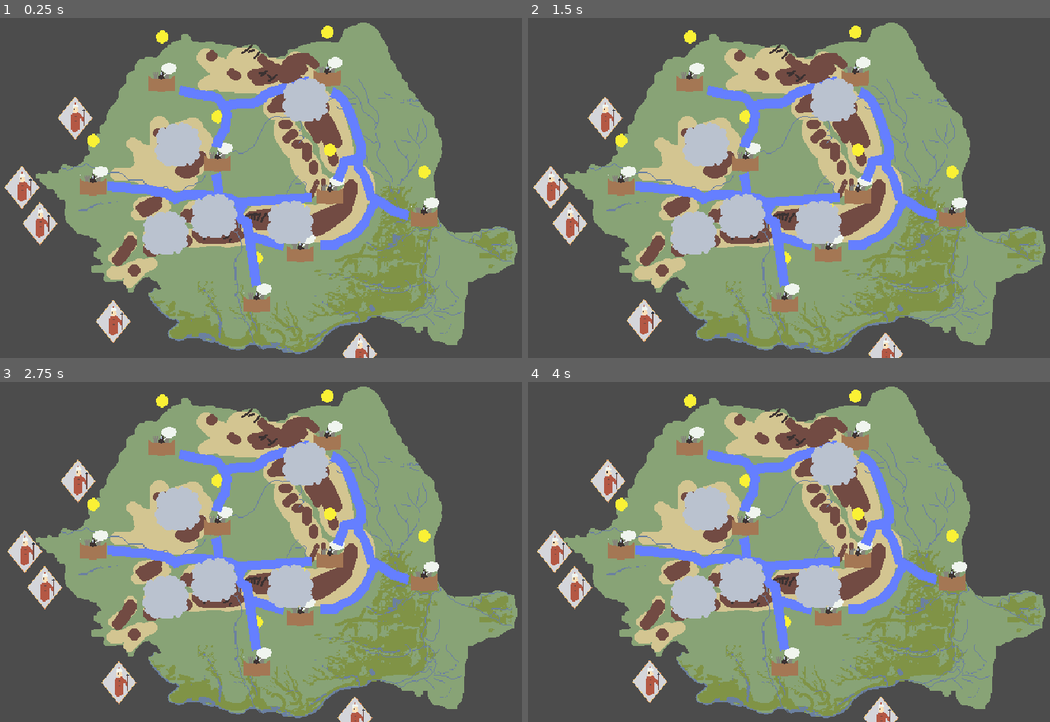
Above: before the commit, frames 1-4 (two rows, left to right).
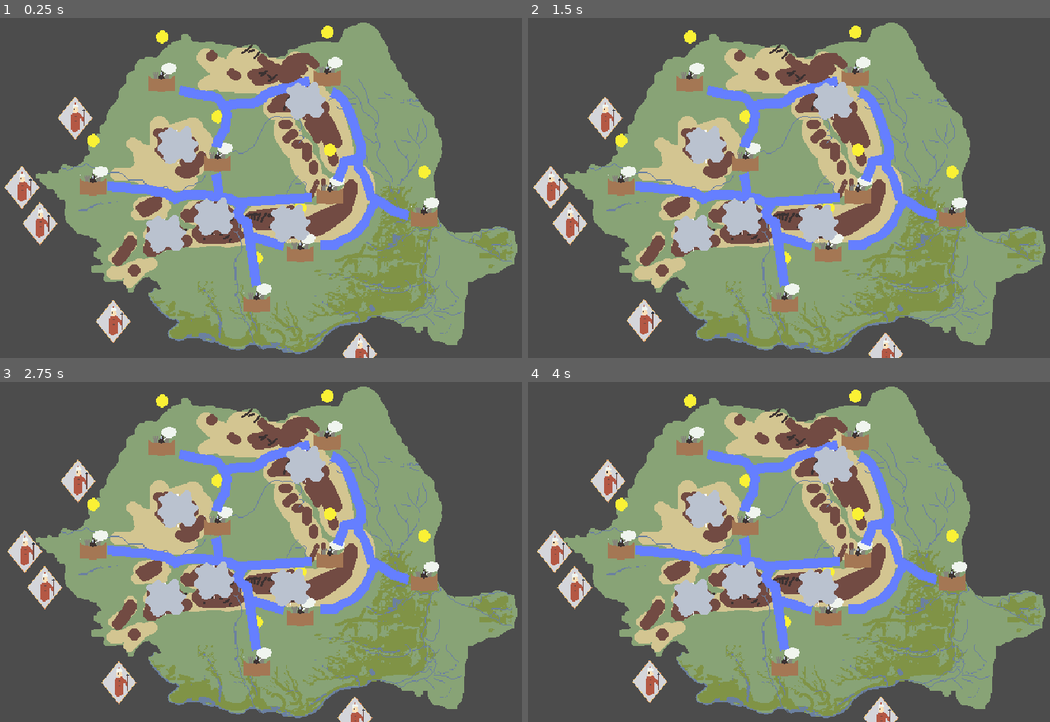
Above: after the commit, the same moments.

Repository: Bstylestuff/Solomonari
Game: Godot game, scene res://Screens/MainGame/World.tscn
Same seed, same stepped clock (60 frames per second), same inputs: the game is played once before the commit and once after it. This scene is started directly instead of the project's main scene.
Inputs (mouse positions are in pixels of both pictures, inside the frame that each line leads up to):
- Up to frame 1 (0.25 s): no input
- Up to frame 2 (1.5 s): move the mouse to (705, 143) at 0.52 s; click (705, 143) at 0.67 s; move the mouse to (689, 232) at 1.27 s; click (689, 232) at 1.42 s
- Up to frame 3 (2.75 s): move the mouse to (214, 579) at 2.02 s; click (214, 579) at 2.17 s
- Up to frame 4 (4 s): move the mouse to (830, 463) at 2.77 s; click (830, 463) at 2.92 s; move the mouse to (815, 586) at 3.52 s; click (815, 586) at 3.67 s

The runs differ from the first frame. In frame 1, 1.5% of the frame differs, in the area x 27-63%, y 17-70%; in frame 2, 1.5%; in frame 3, 1.5%; in frame 4, 1.5%.

Commit message:
trailz

Diff:
--- /dev/null
+++ b/Cloud/Art/Visual/Trail/Trailtexture.tres
@@ -0,0 +1,18 @@
+[gd_resource type="AnimatedTexture" load_steps=4 format=2]
+
+[ext_resource path="res://Cloud/Art/Visual/Trail/Trailass.png" type="Texture" id=1]
+
+[sub_resource type="AtlasTexture" id=1]
+atlas = ExtResource( 1 )
+region = Rect2( 0, 0, 5, 46 )
+
+[sub_resource type="AtlasTexture" id=2]
+atlas = ExtResource( 1 )
+region = Rect2( 5, 0, 5, 46 )
+
+[resource]
+frames = 2
+fps = 1.0
+frame_0/texture = SubResource( 1 )
+frame_1/texture = SubResource( 2 )
+frame_1/delay_sec = 0.1
--- a/Cloud/Cloud.gd
+++ b/Cloud/Cloud.gd
@@ -1,58 +1,59 @@
 extends KinematicBody2D
-
 
 var mouse_over = false
 var active = false
-var path_follow=true
-var point_to_loffow=0
-var path_to_folow=[]
+var current_destination_point_index=0
+var path=[]
 var my_owner=null
 export var  ttl = 200
-export var granulation = 1
+export var granulation = .1
 export var max_trail_length=15
+var past_positions=[]
+var max_past_positions=10
+
+
 
 func _process(delta):
-	if path_to_folow.size() > 0:
-		if path_follow ==true:
-			if self.global_position.distance_to(path_to_folow[point_to_loffow])>4:
-				self.move_and_slide((-self.global_position+path_to_folow[point_to_loffow]).normalized()*50)
-			else:
-				$SnakeTrail.remove_point(0)
+	if path.size() > 0:
+		if self.global_position.distance_to(path[current_destination_point_index])>4:
+			self.move_and_slide((-self.global_position+path[current_destination_point_index]).normalized()*50)
 
-	if point_to_loffow < path_to_folow.size() &&  self.global_position.distance_to(path_to_folow[point_to_loffow])<4 :
-		point_to_loffow +=1
+	if current_destination_point_index < path.size() &&  self.global_position.distance_to(path[current_destination_point_index])<4 :
+		if($SnakeTrail.get_point_count()>0):
+			$SnakeTrail.remove_point(0)
+		current_destination_point_index +=1
 		ttl-=1
-	if point_to_loffow == path_to_folow.size():
-		path_to_folow.clear()
-		point_to_loffow =0
+	if current_destination_point_index == path.size():
+		path.clear()
+		$SnakeTrail.clear_points()
+		current_destination_point_index =0
 	if ttl<=0:
 		my_owner.im_dead()
 		self.queue_free()
 	$SnakeTrail.global_position=Vector2(0,0)
+	#$Line2D.global_position=Vector2(0,0)
 
 func _input(event):
 	var position=get_global_mouse_position()
 	if event is InputEventMouseMotion && active==true:
 
-		if path_to_folow.size()==0:
-			path_to_folow.append(position)
-		if position.distance_to(path_to_folow[path_to_folow.size()-1])>granulation:
-			path_to_folow.append(position)
+		if path.size()==0:
+			path.append(position)
+		if position.distance_to(path[path.size()-1])>granulation:
+			path.append(position)
 			_progress_line(position)
 	if event is InputEventMouseButton:
 		if event.button_index == BUTTON_LEFT  and active==true and event.pressed==false:
 			active=false
-			#$SnakeTrail.clear_points()
 			mouse_over=false
 		if event.button_index == BUTTON_LEFT  and event.pressed and mouse_over==true :
-			#$SnakeTrail.clear_points()
-			path_to_folow.clear()
-			point_to_loffow=0
+			$SnakeTrail.clear_points()
+			path.clear()
+			current_destination_point_index=0
 			active =true
 
 func set_owner(obj):
 	my_owner=obj
-	return
 
 func _on_Area2D_area_entered(area):
 	if(area.is_in_group("enemies")):
@@ -62,8 +63,6 @@
 	if (area.is_in_group("Town")):
 		area.get_parent().rain(5)
 		ttl-=5
-
-
 
 func _on_Area2D_area_exited(area):
 	$AnimatedSprite.play("Idle")
@@ -77,9 +76,7 @@
 
 func _progress_line(position):
 	$SnakeTrail.add_point(position)
-	if($SnakeTrail.get_point_count()>max_trail_length):
-		pass
-		#$SnakeTrail.remove_point(0)
+	#$Line2D.add_point(position)
 
 func _on_AnimatedSprite_animation_finished():
 	if $AnimatedSprite.animation == "Attack":
@@ -93,5 +90,3 @@
 				ttl-=5
 				i.get_parent().rain(5)
 		ttl -=1
-
-	pass # Replace with function body.
--- a/Cloud/Cloud.tscn
+++ b/Cloud/Cloud.tscn
@@ -1,17 +1,52 @@
-[gd_scene load_steps=17 format=2]
+[gd_scene load_steps=22 format=2]
 
 [ext_resource path="res://Cloud/Art/Visual/Lightning.png" type="Texture" id=1]
 [ext_resource path="res://Cloud/Cloud.gd" type="Script" id=2]
 [ext_resource path="res://Cloud/Art/Visual/snek/tail.png" type="Texture" id=3]
+[ext_resource path="res://Cloud/Art/Visual/Trail/Trailtexture.tres" type="Texture" id=4]
+
+[sub_resource type="CanvasItemMaterial" id=15]
+blend_mode = 1
+light_mode = 1
+particles_animation = true
+particles_anim_h_frames = 2
+particles_anim_v_frames = 1
+particles_anim_loop = true
+
+[sub_resource type="Curve" id=16]
+_data = [ Vector2( 0, 1 ), 0.0, 0.0, 0, 0, Vector2( 0.958904, 0.009009 ), 0.50819, 0.0, 0, 0 ]
+
+[sub_resource type="CurveTexture" id=17]
+curve = SubResource( 16 )
+
+[sub_resource type="ParticlesMaterial" id=14]
+lifetime_randomness = 0.02
+trail_divisor = 8
+emission_shape = 3
+emission_point_texture = ExtResource( 4 )
+emission_point_count = 50
+flag_disable_z = true
+direction = Vector3( 0, 0, 0 )
+gravity = Vector3( 0, 0, 0 )
+orbit_velocity = 0.0
+orbit_velocity_random = 0.0
+scale = 0.8
+scale_curve = SubResource( 17 )
+anim_speed = 6.29
 
 [sub_resource type="CircleShape2D" id=1]
 radius = 12.0
 
 [sub_resource type="Curve" id=13]
-_data = [ Vector2( 0, 0 ), 0.0, -0.565315, 0, 0, Vector2( 1, 0.990991 ), -0.366031, 0.0, 0, 0 ]
+_data = [ Vector2( 0, 0.135135 ), 0.0, 0.275764, 0, 0, Vector2( 1, 0.990991 ), -0.366031, 0.0, 0, 0 ]
 
 [sub_resource type="CircleShape2D" id=2]
 radius = 22.0227
+
+[sub_resource type="NavigationPolygon" id=12]
+vertices = PoolVector2Array( -25, 5, -21, -14, -12, -23, 15, -23, 27, -2, 16, 23, -12, 24 )
+polygons = [ PoolIntArray( 0, 1, 2, 3, 4, 5, 6 ) ]
+outlines = [ PoolVector2Array( -12, 24, 16, 23, 27, -2, 15, -23, -12, -23, -21, -14, -25, 5 ) ]
 
 [sub_resource type="AtlasTexture" id=3]
 atlas = ExtResource( 1 )
@@ -63,13 +98,17 @@
 "speed": 5.0
 } ]
 
-[sub_resource type="NavigationPolygon" id=12]
-vertices = PoolVector2Array( -25, 5, -21, -14, -12, -23, 15, -23, 27, -2, 16, 23, -12, 24 )
-polygons = [ PoolIntArray( 0, 1, 2, 3, 4, 5, 6 ) ]
-outlines = [ PoolVector2Array( -12, 24, 16, 23, 27, -2, 15, -23, -12, -23, -21, -14, -25, 5 ) ]
-
 [node name="Cloud" type="KinematicBody2D"]
 script = ExtResource( 2 )
+
+[node name="Particles2D" type="Particles2D" parent="."]
+material = SubResource( 15 )
+amount = 30
+lifetime = 3.0
+local_coords = false
+draw_order = 1
+process_material = SubResource( 14 )
+texture = ExtResource( 4 )
 
 [node name="Area2D" type="Area2D" parent="."]
 
@@ -88,15 +127,16 @@
 [node name="CollisionShape2D" type="CollisionShape2D" parent="."]
 shape = SubResource( 2 )
 
-[node name="AnimatedSprite" type="AnimatedSprite" parent="."]
-frames = SubResource( 11 )
-animation = "Idle"
-playing = true
-
 [node name="storm_avoid" type="NavigationPolygonInstance" parent="."]
 navpoly = SubResource( 12 )
 
 [node name="NavigationObstacle2D" type="NavigationObstacle2D" parent="storm_avoid"]
+
+[node name="AnimatedSprite" type="AnimatedSprite" parent="."]
+frames = SubResource( 11 )
+animation = "Idle"
+frame = 1
+playing = true
 
 [connection signal="area_entered" from="Area2D" to="." method="_on_Area2D_area_entered"]
 [connection signal="area_exited" from="Area2D" to="." method="_on_Area2D_area_exited"]
--- a/Enemies/enemy_spawner.gd
+++ b/Enemies/enemy_spawner.gd
@@ -18,7 +18,7 @@
 	var new_enemy = enemt_template.instance()
 	#var target =
 	new_enemy.set_owner(self)
-	print(towns)
+
 	new_enemy.set_speed(enemy_data[enemy_id]["speed"])
 	new_enemy.set_hp(enemy_data[enemy_id]["hp"])
 	new_enemy.set_image(loaded_resource)
Binary file added: Cloud/Art/Visual/Trail/Trailass.png
Not shown, added: Cloud/Art/Visual/Trail/Trailass.png.import
